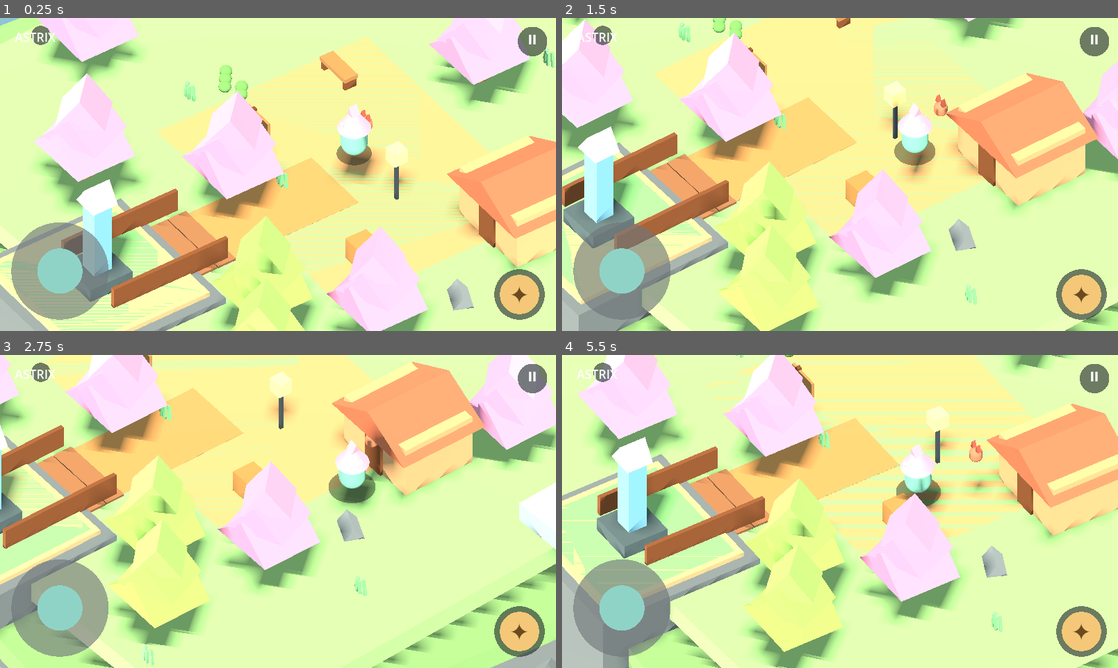
Above: before the commit, frames 1-4 (two rows, left to right).
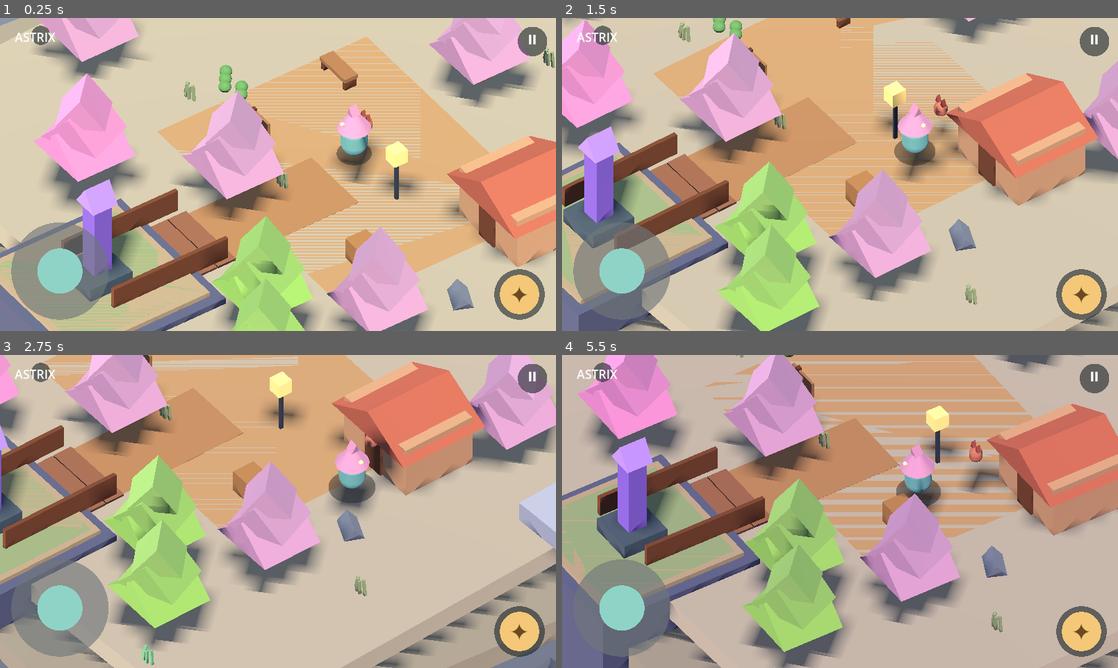
Above: after the commit, the same moments.

Repository: Daniel536t/Gronk
Game: Godot game, scene res://scenes/Main.tscn
Same seed, same stepped clock (60 frames per second), same inputs: the game is played once before the commit and once after it.
Inputs (mouse positions are in pixels of both pictures, inside the frame that each line leads up to):
- Up to frame 1 (0.25 s): no input
- Up to frame 2 (1.5 s): move the mouse to (962, 158) at 0.52 s; hold D (move_right) 0.53-1.25 s; tap E (interact) at 0.6 s; click (962, 158) at 0.67 s; drag from (728, 190) to (812, 237) at 1.27 s
- Up to frame 3 (2.75 s): move the mouse to (333, 442) at 2.02 s; hold D (move_right) from 2.03 s (still down); tap E (interact) at 2.1 s
- Up to frame 4 (5.5 s): release D (move_right) at 2.75 s; drag from (812, 574) to (673, 464) at 2.77 s; move the mouse to (1006, 558) at 3.52 s; hold A (move_left) 3.53-4.25 s; tap E (interact) at 3.6, 5.1 s; drag from (673, 464) to (756, 433) at 4.27 s; move the mouse to (867, 511) at 5.02 s; hold S (move_back) from 5.03 s (still down); click (867, 511) at 5.17 s

The runs differ from the first frame. In frame 1, 94% of the frame differs, in the area x 0-100%, y 0-100%; in frame 2, 96%; in frame 3, 96%; in frame 4, 98%.

Commit message:
feat(astrix): reference-driven visual pass — violet water, pale parchment world, day/dusk cycle
Apply the art direction extracted from the reference clip and stills (measured
with an OpenCV analyzer): saturated violet-lavender translucent water, pale
parchment-lavender biomes with warm tan accents, a soft procedural gradient
sky, and a 90s day<->dusk cycle (violet/magenta at dusk).

Also fix the overexposure root cause: the 40-degree procedural sun disc plus
bright sky colors blew the frame to 82% near-white. Shrink the sun disc, dim
sky/ambient/exposure; verified via render (near-white down to ~7-10%, day and
dusk moods both match the references). Re-exported the Godot Web build and
re-injected the multi-file reference-upload widget into the loader page.

🤖 Generated with Codebuff
Co-Authored-By: Codebuff <noreply@codebuff.com>

Diff:
--- a/godot/scripts/World3D.gd
+++ b/godot/scripts/World3D.gd
@@ -8,10 +8,13 @@
 
 # Biome definitions. `top` is the grass-slab center height; the walkable surface
 # is always `top + 0.3` (half-thickness 0.5 of the 1.0 GrassTop slab).
+# Reference-driven palette: the world is a pale parchment-lavender miniature
+# (video pale intro ~#c0c0a0) with warm orange/tan built accents and a violet
+# signature (water + dusk). Biomes stay distinct but share the same world ramp.
 const ISLANDS := {
-    "meadow": {"center": Vector3(22.0, 0.0, 30.0), "radius": Vector2(19.0, 17.0), "top": 3.0, "color": Color("9fce8f"), "accent": Color("ed9dcc")},
-    "frost": {"center": Vector3(50.0, 0.0, 14.0), "radius": Vector2(18.0, 12.0), "top": 4.0, "color": Color("bad4e2"), "accent": Color("9bd9ef")},
-    "dusk": {"center": Vector3(76.0, 0.0, 39.0), "radius": Vector2(19.0, 16.0), "top": 2.5, "color": Color("d0a086"), "accent": Color("a979df")},
+    "meadow": {"center": Vector3(22.0, 0.0, 30.0), "radius": Vector2(19.0, 17.0), "top": 3.0, "color": Color("c8bfa6"), "accent": Color("d8a8c8")},
+    "frost": {"center": Vector3(50.0, 0.0, 14.0), "radius": Vector2(18.0, 12.0), "top": 4.0, "color": Color("c2c8d4"), "accent": Color("b8c4e8")},
+    "dusk": {"center": Vector3(76.0, 0.0, 39.0), "radius": Vector2(19.0, 16.0), "top": 2.5, "color": Color("c9ad92"), "accent": Color("a979df")},
 }
 
 # Walkable ground surfaces (grass-top top face per biome).
@@ -53,6 +56,7 @@
 
 func _process(delta: float) -> void:
     _time += delta
+    _update_cycle(delta)
     if is_instance_valid(camera) and is_instance_valid(player):
         # Constant iso offset: camera glides with the player, yaw never rolls.
         var target := player.global_position + CAMERA_OFFSET
@@ -69,33 +73,80 @@
         plant.rotation.z = sin(_time * 0.55 + float(i) * 1.3) * 0.025
 
 # ---------------------------------------------------------------------------
-# Lighting & environment — soft warm sun, gentle ambient, pastel sky, no blowout
+# Lighting & environment — soft gradient sky + day/dusk cycle.
+# Day: warm pale sky, bright low-saturation light (reference pale intro).
+# Dusk: violet/magenta sky, warmer dim light (reference night still).
+# The cycle is presentation-only; it never touches authoritative state.
 # ---------------------------------------------------------------------------
+var _sky_mat: ProceduralSkyMaterial
+var _sun: DirectionalLight3D
+var _env_settings: Environment
+var _day_phase := 0.0
+const DAY_CYCLE_SECONDS := 90.0
+
 func _build_environment() -> void:
     var environment := WorldEnvironment.new()
     var settings := Environment.new()
-    settings.background_mode = Environment.BG_COLOR
-    settings.background_color = Color("8fc4d4")          # soft pastel sky
-    settings.ambient_light_source = Environment.AMBIENT_SOURCE_COLOR
-    settings.ambient_light_color = Color("d6e6dc")
-    settings.ambient_light_energy = 0.5
+    _env_settings = settings
+    settings.background_mode = Environment.BG_SKY
+    var sky := Sky.new()
+    var sky_mat := ProceduralSkyMaterial.new()
+    _sky_mat = sky_mat
+    # Day defaults (set each frame by the cycle anyway). Colors are deliberately
+    # dim so the tonemap doesn't blow the whole frame to white.
+    # Reference target: soft pale sky, NOT a blinding white. Keep the sky's
+    # energy low so the tonemap never clips the terrain (the previous build blew
+    # the whole frame to near-white; the sun disc was 40 degrees wide).
+    sky_mat.sky_top_color = Color("8a9cc0")          # pale soft blue-violet
+    sky_mat.sky_horizon_color = Color("c8b898")      # warm pale horizon
+    sky_mat.ground_bottom_color = Color("5c6894")
+    sky_mat.ground_horizon_color = Color("a89880")
+    sky_mat.sun_angle_max = 4.0                        # small readable sun
+    sky_mat.sun_curve = 0.9
+    sky.sky_material = sky_mat
+    sky.process_mode = Sky.PROCESS_MODE_REALTIME
+    settings.sky = sky
+    settings.ambient_light_source = Environment.AMBIENT_SOURCE_SKY
+    settings.ambient_light_energy = 0.35
     settings.tonemap_mode = Environment.TONE_MAPPER_FILMIC
-    settings.tonemap_exposure = 0.78
+    settings.tonemap_exposure = 0.5
     settings.glow_enabled = false
     environment.environment = settings
     add_child(environment)
 
     var sun := DirectionalLight3D.new()
     sun.name = "WarmSun"
-    sun.rotation_degrees = Vector3(-52.0, 40.0, 0.0)
-    sun.light_color = Color("ffe9c9")                    # warm cream sun
-    sun.light_energy = 0.5
+    _sun = sun
+    sun.rotation_degrees = Vector3(-50.0, 42.0, 0.0)
+    sun.light_color = Color("ffe9c9")                 # warm cream sun
+    sun.light_energy = 0.6
     sun.shadow_enabled = true
     sun.directional_shadow_max_distance = 120.0
-    sun.shadow_blur = 1.5
+    sun.shadow_blur = 2.0
     add_child(sun)
 
-# Readable stylized tea/cyan water with a semi-matte sheen and gentle motion.
+# Advances the day/dusk cycle and eases all lighting/sky colors between the two
+# reference moods. Pure presentation; no gameplay state.
+func _update_cycle(delta: float) -> void:
+    _day_phase = fmod(_day_phase + delta / DAY_CYCLE_SECONDS, 1.0)
+    # dusk = 0 at phase 0 (full day), 1 at phase 0.5 (full dusk), 0 again at 1.
+    var dusk := sin(_day_phase * PI)
+    if not _env_settings or not is_instance_valid(_sky_mat):
+        return
+    # Sky: warm pale (day) -> pale violet (dusk).
+    _sky_mat.sky_top_color = Color("8a9cc0").lerp(Color("4a3a76"), dusk)
+    _sky_mat.sky_horizon_color = Color("c8b898").lerp(Color("7a5aa0"), dusk)
+    _sky_mat.ground_horizon_color = Color("a89880").lerp(Color("5a4a84"), dusk)
+    _sky_mat.ground_bottom_color = Color("5c6894").lerp(Color("2e2e56"), dusk)
+    # Ambient: pale cool (day) -> violet (dusk).
+    _env_settings.ambient_light_energy = lerpf(0.35, 0.24, dusk)
+    # Sun: warm bright (day) -> warm violet, dimmer (dusk).
+    if _sun:
+        _sun.light_color = Color("ffe9c9").lerp(Color("c9a0d8"), dusk)
+        _sun.light_energy = lerpf(0.55, 0.28, dusk)
+
+# Saturated violet-lavender translucent water matching the reference's signature
+# purple world (#7060b0 family). Semi-matte sheen, gentle motion, restrained glow.
 var _water_surface := -0.2
 func _build_water() -> void:
     var water := MeshInstance3D.new()
@@ -112,9 +163,13 @@
 func _water_material() -> StandardMaterial3D:
     var material := StandardMaterial3D.new()
     material.metallic = 0.0
-    material.roughness = 0.25
-    material.albedo_color = Color("53c0cd")
-    material.albedo_color.a = 0.98
+    material.roughness = 0.3
+    material.albedo_color = Color("6b5bb8")   # violet-lavender, from the reference
+    material.albedo_color.a = 0.85
+    # Subtle sheen so the water reads as a lit translucent surface, not flat color.
+    material.emission_enabled = true
+    material.emission = Color("7a6cc9")
+    material.emission_energy_multiplier = 0.12
     return material
 
 # ---------------------------------------------------------------------------
@@ -179,7 +234,7 @@
         for i in range(6):
             _add_tree(c + Vector3(-13.0 + float(i % 3) * 11.0, 0.0, -8.0 + float(i / 3) * 13.0), s, i, data["accent"])
         for i in range(10):
-            _add_grass(c + Vector3(-15.0 + float(i % 5) * 7.0, s, -11.0 + float(i / 5) * 14.0), i, Color("89cd97"))
+            _add_grass(c + Vector3(-15.0 + float(i % 5) * 7.0, s, -11.0 + float(i / 5) * 14.0), i, Color("a8b98a"))
     elif biome_id == "frost":
         for i in range(5):
             _add_ice(c + Vector3(-10.0 + float(i % 3) * 10.0, s, -5.0 + float(i / 3) * 8.0), i)
@@ -193,12 +248,12 @@
 
 func _build_paths() -> void:
     # Meadow clearing + a dirt path that runs from the spawn toward the southern
-    # water and bridge. All flush with the meadow surface.
-    add_child(_mesh_box("MeadowClearing", Vector3(22.0, MEADOW_SURFACE - 0.08, 30.0), Vector3(14.0, 0.16, 11.0), Color("d6ac7e")))
-    add_child(_mesh_box("MeadowPath", Vector3(22.0, MEADOW_SURFACE - 0.05, 37.0), Vector3(3.6, 0.12, 12.0), Color("cd9a68")))
-    add_child(_mesh_box("MeadowPath_South", Vector3(22.0, MEADOW_SURFACE - 0.05, 42.0), Vector3(3.0, 0.12, 4.0), Color("c08d5d")))
-    add_child(_mesh_box("FrostPath", Vector3(50.0, FROST_SURFACE - 0.05, 14.0), Vector3(3.0, 0.12, 14.0), Color("c9dde0")))
-    add_child(_mesh_box("DuskPath", Vector3(76.0, DUSK_SURFACE - 0.05, 39.0), Vector3(18.0, 0.12, 2.8), Color("c38976")))
+    # water and bridge. Warm tan paths read as the "built" accent per the refs.
+    add_child(_mesh_box("MeadowClearing", Vector3(22.0, MEADOW_SURFACE - 0.08, 30.0), Vector3(14.0, 0.16, 11.0), Color("cfa97a")))
+    add_child(_mesh_box("MeadowPath", Vector3(22.0, MEADOW_SURFACE - 0.05, 37.0), Vector3(3.6, 0.12, 12.0), Color("c29568")))
+    add_child(_mesh_box("MeadowPath_South", Vector3(22.0, MEADOW_SURFACE - 0.05, 42.0), Vector3(3.0, 0.12, 4.0), Color("b98a5d")))
+    add_child(_mesh_box("FrostPath", Vector3(50.0, FROST_SURFACE - 0.05, 14.0), Vector3(3.0, 0.12, 14.0), Color("c4c9d6")))
+    add_child(_mesh_box("DuskPath", Vector3(76.0, DUSK_SURFACE - 0.05, 39.0), Vector3(18.0, 0.12, 2.8), Color("c08976")))
 
 # ---------------------------------------------------------------------------
 # Curated starting clearing — the "front door" of the game.
@@ -232,7 +287,7 @@
 func _build_shoreline(s: float) -> void:
     for i in range(5):
         var x: float = 17.0 + float(i) * 2.4
-        add_child(_mesh_box("ShoreSand_%d" % i, Vector3(x, s - 0.12, 38.2), Vector3(2.2, 0.2, 3.4), Color("e9c58f")))
+        add_child(_mesh_box("ShoreSand_%d" % i, Vector3(x, s - 0.12, 38.2), Vector3(2.2, 0.2, 3.4), Color("d9b98a")))
 
 # Walkable wooden deck flush with the meadow surface, bridging the shore to the
 # magic islet. Planks carry their own StaticBody so the player crosses it.
@@ -276,9 +331,9 @@
     shape.shape = box
     isle_base.add_child(shape)
     add_child(isle_base)
-    add_child(_mesh_box("MagicIslet_Stone", Vector3(22.0, s - 3.4, 43.5), Vector3(8.0, 6.4, 8.0), Color("7a838c")))
-    add_child(_mesh_box("MagicIslet_Top", Vector3(22.0, s - 0.22, 43.5), Vector3(7.0, 0.5, 7.0), Color("c9b690")))
-    add_child(_mesh_box("MagicIslet_Grass", Vector3(22.0, s - 0.02, 43.5), Vector3(6.4, 0.1, 6.4), Color("8fcd8d")))
+    add_child(_mesh_box("MagicIslet_Stone", Vector3(22.0, s - 3.4, 43.5), Vector3(8.0, 6.4, 8.0), Color("6e748c")))
+    add_child(_mesh_box("MagicIslet_Top", Vector3(22.0, s - 0.22, 43.5), Vector3(7.0, 0.5, 7.0), Color("c4b18e")))
+    add_child(_mesh_box("MagicIslet_Grass", Vector3(22.0, s - 0.02, 43.5), Vector3(6.4, 0.1, 6.4), Color("a5b886")))
 
     # The magic landmark: a soft glowing obelisk.
     var obelisk := MeshInstance3D.new()
@@ -287,14 +342,14 @@
     om.size = Vector3(0.9, 4.6, 0.9)
     obelisk.mesh = om
     obelisk.position = Vector3(22.0, s + 2.3, 43.5)
-    obelisk.material_override = _material(Color("7db8de"), 0.35)
+    obelisk.material_override = _material(Color("8a6cc9"), 0.35)
     add_child(obelisk)
     var tip := MeshInstance3D.new()
     var tm := PrismMesh.new()
     tm.size = Vector3(1.3, 1.0, 1.3)
     tip.mesh = tm
     tip.position = Vector3(22.0, s + 4.9, 43.5)
-    tip.material_override = _material(Color("9fe0e6"), 0.5)
+    tip.material_override = _material(Color("a88ae6"), 0.5)
     add_child(tip)
     var base := _mesh_box("LandmarkBase", Vector3(22.0, s + 0.35, 43.5), Vector3(2.2, 0.7, 2.2), Color("5e6f78"))
     base.material_override = _material(Color("5e6f78"))
Not shown, changed: TASKS.md
Not shown, changed: server/static/index.apple-touch-icon.png
Not shown, changed: server/static/index.html
Not shown, changed: server/static/index.icon.png
Not shown, changed: server/static/index.pck
Not shown, changed: server/static/watch.html
